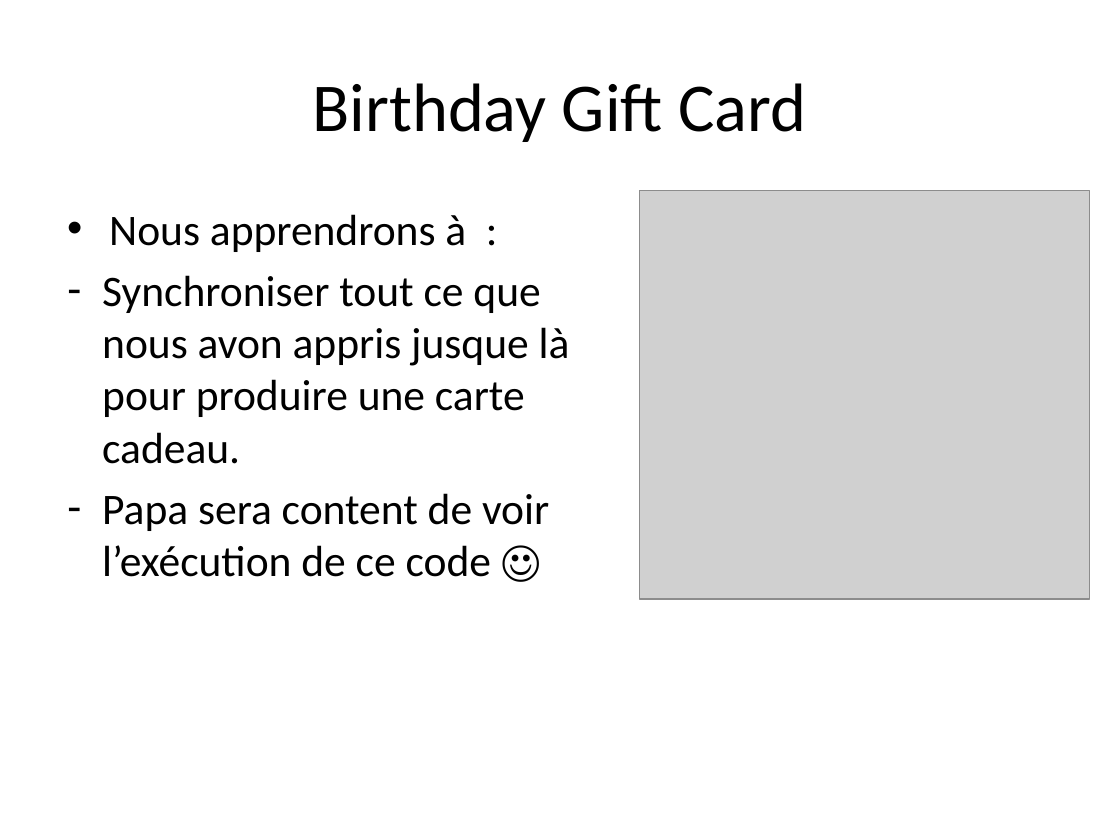
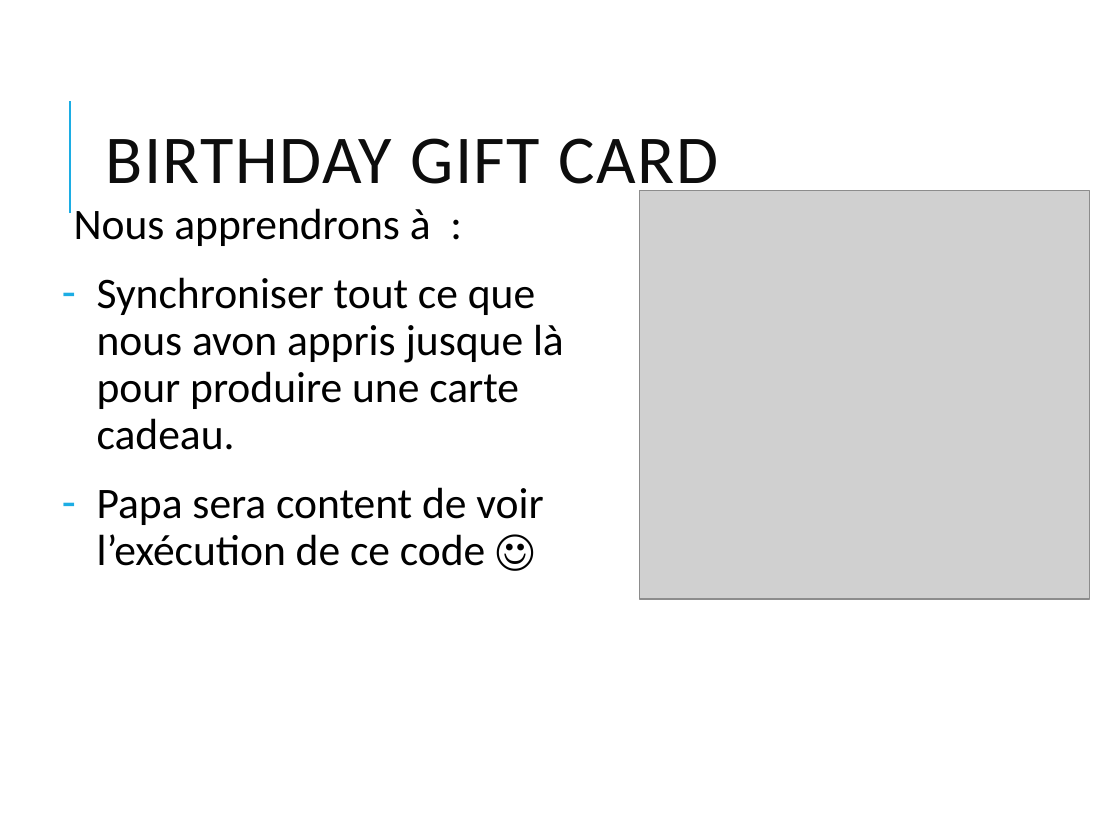
Before and after one commit to joel3500/vitrine, a slide deck: slide 8 of Realisation/Tutoriel Scratch/Programmer avec Scratch_1.pptx. Drawn at 1120x840 pixels with LibreOffice and Linux fonts; fonts in the diff are those of the drawing; grey boxes stand for pictures. Boxes give left, top, right and bottom in pixels: in the first picture for what was removed or moved away, otherwise in the second. Text is boxed around its words. In the diff, an @@ line names an element or a change of style, - is before the commit and + after.

```diff
--- a/Realisation/Tutoriel Scratch/Programmer avec Scratch_1.pptx
+++ b/Realisation/Tutoriel Scratch/Programmer avec Scratch_1.pptx
@@ line added from (69, 213) to (69, 101), #1CADE4 1.5 pt @@
@@ title at (105,138,719,199): text changed; text colour #000000 to #0D0D0D @@
-Birthday Gift Card
+BIRTHDAY GIFT CARD
@@ text "Nous apprendrons à :" at (74,208,564,566): bullet • to  ; line spacing 1 to 0.9; more space between paragraphs @@
```
Also in this commit, not shown: 9 other slides changed, 12 other files.
